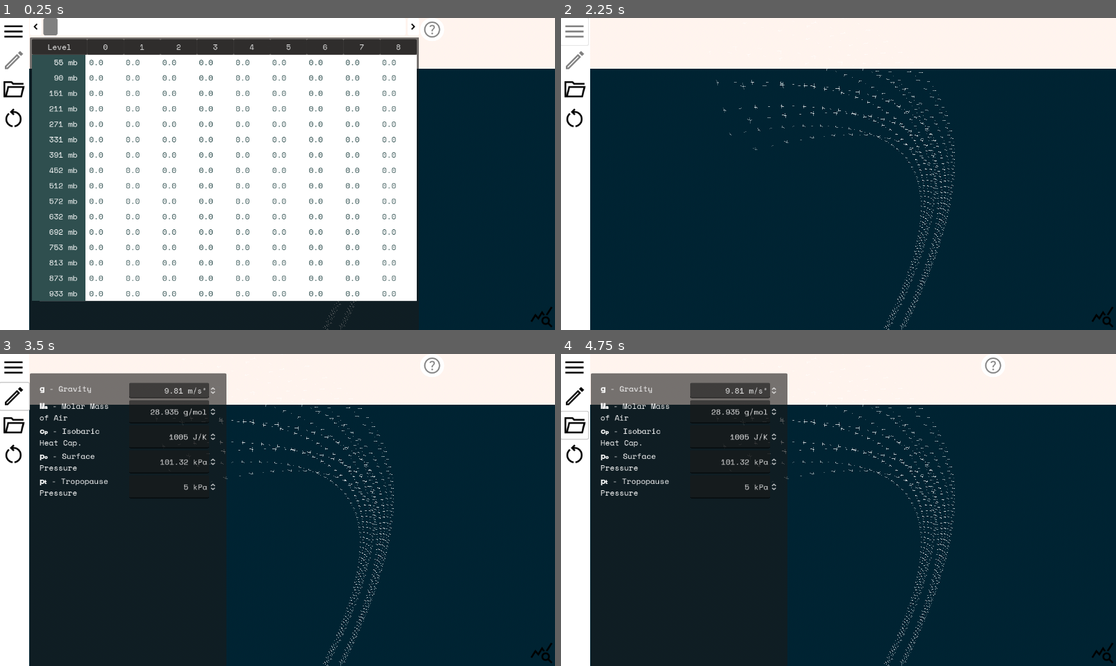
Above: before the commit, frames 1-4 (two rows, left to right).
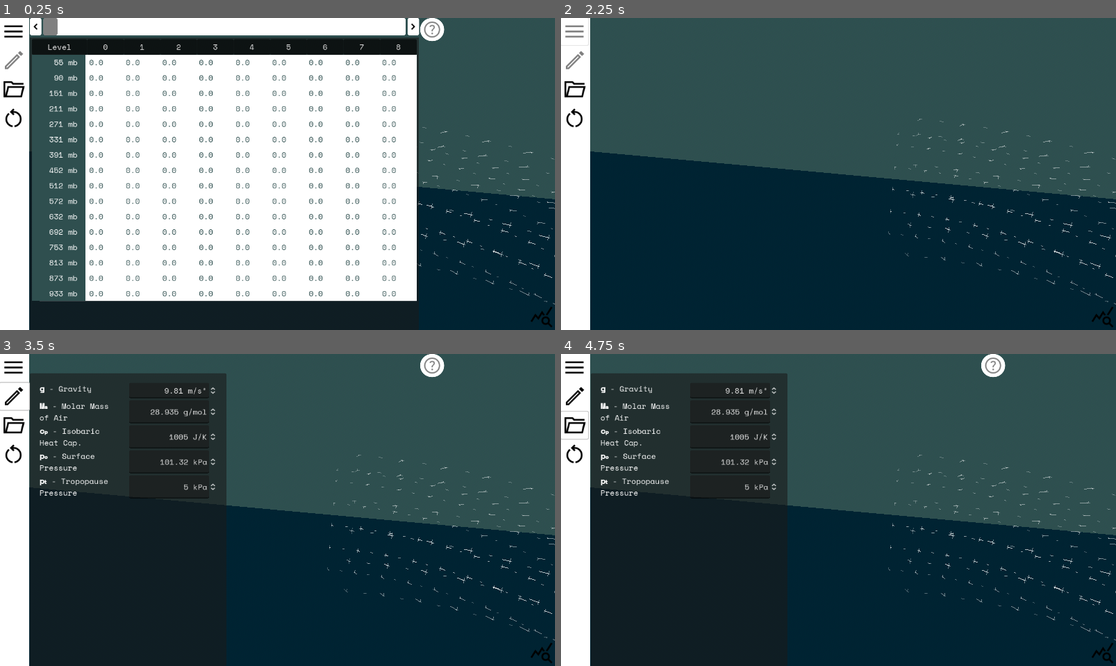
Above: after the commit, the same moments.

Repository: laingawbl/micro-gaia
Game: Godot game, scene res://exner_toy.tscn
Same seed, same stepped clock (60 frames per second), same inputs: the game is played once before the commit and once after it.
Inputs (mouse positions are in pixels of both pictures, inside the frame that each line leads up to):
- Up to frame 1 (0.25 s): no input
- Up to frame 2 (2.25 s): click (971, 27) at 0.5 s; click (971, 27) at 1.25 s; click (572, 30) at 2 s
- Up to frame 3 (3.5 s): click (16, 397) at 2.75 s
- Up to frame 4 (4.75 s): click (1104, 653) at 3.5 s; click (572, 425) at 4.25 s

The runs differ from the first frame. In frame 1, 18% of the frame differs, in the area x 5-100%, y 0-100%; in frame 2, 48%; in frame 3, 38%; in frame 4, 38%.

Commit message:
cam motion

Diff:
--- /dev/null
+++ b/RotatingCam.gd
@@ -0,0 +1,96 @@
+extends Camera3D
+
+var panning: bool = false
+var fastPanning: bool = false
+var clicking: bool = false
+
+@onready var vp: Viewport = get_viewport()
+@onready var vp_size: Vector2 = get_viewport().size
+
+const panDelta = 0.005
+const fastPanDelta = 0.01
+
+
+func _ready():
+	vp.connect("size_changed", func(): vp_size = vp.size)
+
+
+func _unhandled_input(event):
+	var delta: Vector2 = Vector2.ZERO
+	var motion = false
+	if event is InputEventKey:
+		match event.keycode:
+			KEY_CTRL:
+				panning = event.pressed
+			KEY_SHIFT:
+				fastPanning = event.pressed
+			KEY_LEFT:
+				if event.pressed:
+					delta.x = -(fastPanDelta if fastPanning else panDelta)
+					motion = true
+			KEY_RIGHT:
+				if event.pressed:
+					delta.x = (fastPanDelta if fastPanning else panDelta)
+					motion = true
+			KEY_UP:
+				if event.pressed:
+					delta.y = -(fastPanDelta if fastPanning else panDelta)
+					motion = true
+			KEY_DOWN:
+				if event.pressed:
+					delta.y = (fastPanDelta if fastPanning else panDelta)
+					motion = true
+
+	if event is InputEventMouseButton:
+		# This is not great at large angles. But works for now
+		var rel_mouse_ofs = get_window().get_mouse_position() / vp_size - Vector2(0.5, 0.0)
+		var mouse_vert = rel_mouse_ofs.length() - 0.5
+		var mouse_ang = rel_mouse_ofs.angle() - PI / 2
+
+		match event.button_index:
+			MOUSE_BUTTON_LEFT:
+				clicking = event.pressed
+			MOUSE_BUTTON_WHEEL_UP:
+				position.z = clamp(position.z - 0.01, 0.1, 1.0)
+				if position.z > 0.11:
+					delta.y += mouse_vert * panDelta * 4
+					delta.x -= mouse_ang * panDelta * 2
+				motion = true
+			MOUSE_BUTTON_WHEEL_DOWN:
+				position.z = clamp(position.z + 0.01, 0.1, 1.0)
+				if position.z < 0.99:
+					delta.y -= mouse_vert * panDelta * 4
+					delta.x += mouse_ang * panDelta * 2
+				motion = true
+
+	if event is InputEventMouseMotion and panning and clicking:
+		delta = -event.relative / vp_size
+		motion = true
+
+	#clamping
+	if motion:
+		position = position.rotated(Vector3.FORWARD, delta.x)
+
+		var pos_xy: Vector2 = Vector2(position.x, position.y)
+		pos_xy *= (1.0 - delta.y)
+		var minRadius = 1.0 - 0.5 * position.z
+		var rad = pos_xy.length()
+		if rad < minRadius:
+			pos_xy *= minRadius / rad
+		elif rad > SimData.lidRadius:
+			pos_xy *= SimData.lidRadius / rad
+		position.x = pos_xy.x
+		position.y = pos_xy.y
+
+		if atan2(pos_xy.y, pos_xy.x) > PI / 2:
+			position = Vector3.UP * pos_xy.length() + Vector3.BACK * position.z
+		elif atan2(pos_xy.y, pos_xy.x) < -PI / 2:
+			position = Vector3.DOWN * pos_xy.length() + Vector3.BACK * position.z
+
+
+# Called every frame. 'delta' is the elapsed time since the previous frame.
+func _process(_delta):
+	var posFlat = position
+	posFlat.z = 0
+	var localUp = posFlat.normalized()
+	look_at(position + Vector3.FORWARD, localUp)
--- a/world.tscn
+++ b/world.tscn
@@ -1,11 +1,12 @@
-[gd_scene load_steps=9 format=3 uid="uid://d2pc0u38e2pm7"]
+[gd_scene load_steps=10 format=3 uid="uid://d2pc0u38e2pm7"]
 
 [ext_resource type="Script" path="res://world.gd" id="1_w1nqv"]
 [ext_resource type="PackedScene" uid="uid://bao8qvqq5xyp3" path="res://rule_mesh.tscn" id="2_gfhr4"]
+[ext_resource type="Script" path="res://RotatingCam.gd" id="2_x8e6k"]
 
 [sub_resource type="ProceduralSkyMaterial" id="ProceduralSkyMaterial_241in"]
-sky_top_color = Color(1, 0.956119, 0.93325, 1)
-sky_horizon_color = Color(1, 0.956863, 0.933333, 1)
+sky_top_color = Color(0.184314, 0.309804, 0.309804, 1)
+sky_horizon_color = Color(0.184314, 0.309804, 0.309804, 1)
 sky_curve = 1e-05
 ground_bottom_color = Color(0.0196078, 0.145098, 0.2, 1)
 ground_curve = 1e-05
@@ -38,6 +39,7 @@
 
 [node name="Camera3D" type="Camera3D" parent="."]
 transform = Transform3D(0.721134, 0.318802, -0.615086, 0, 0.887832, 0.460167, 0.692795, -0.331843, 0.640246, -0.100052, 1.09861, 0.26726)
+script = ExtResource("2_x8e6k")
 
 [node name="WorldEnvironment" type="WorldEnvironment" parent="."]
 environment = SubResource("Environment_djeow")
@@ -55,6 +57,7 @@
 shape = SubResource("ConvexPolygonShape3D_mk2er")
 
 [node name="RuleMesh" parent="." instance=ExtResource("2_gfhr4")]
+strideR = 4
 maxR = 18.0
 
 [node name="RuleMeshLabel" type="Label3D" parent="."]
